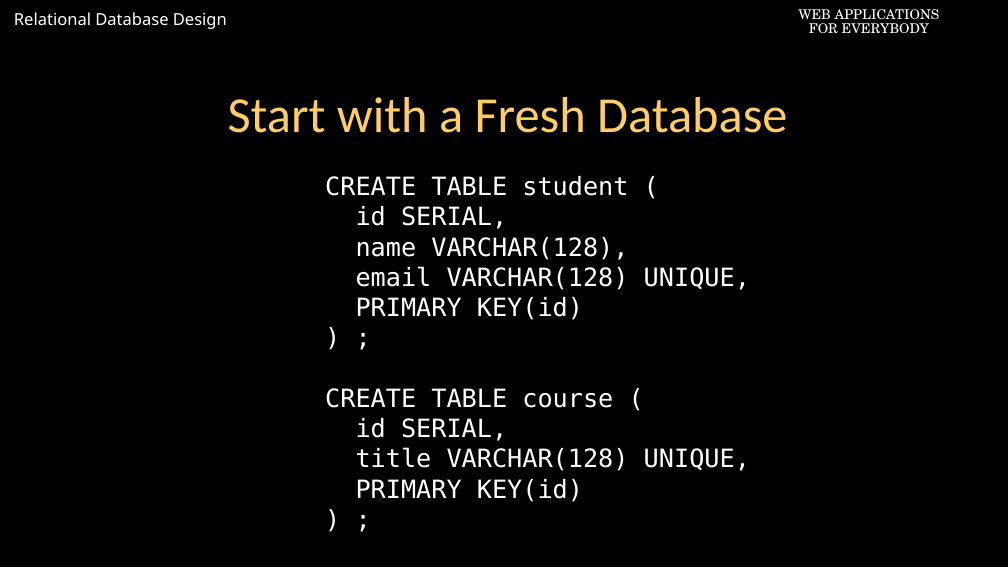
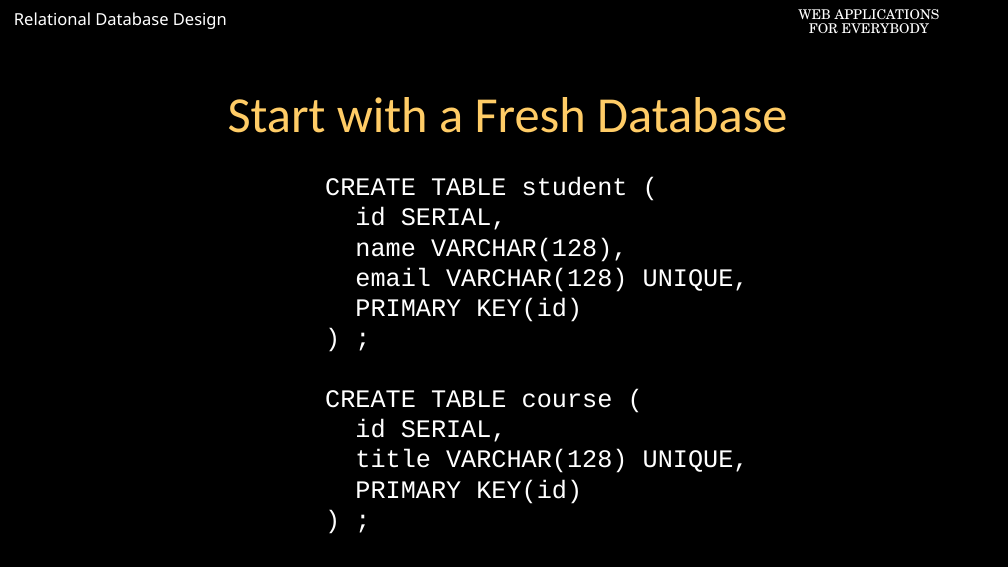
Before and after one commit to csev/pg4e, a slide deck: slide 50 of lectures/02-Database-Design-Many-to-Many.ppt. Drawn at 1008x567 pixels with LibreOffice and Linux fonts; fonts in the diff are those of the drawing; background and template pictures are left out. Boxes give left, top, right and bottom in pixels: in the first picture for what was removed or moved away, otherwise in the second. Text is boxed around its words. In the diff, an @@ line names an element or a change of style, - is before the commit and + after.

Commit message:
Font Updates

```diff
--- a/lectures/02-Database-Design-Many-to-Many.ppt
+++ b/lectures/02-Database-Design-Many-to-Many.ppt
@@ text "CREATE TABLE student (" at (325, 177, 749, 504): font DejaVu Sans Mono to Courier New @@
```
Also in this commit, not shown: 8 other slides changed.
